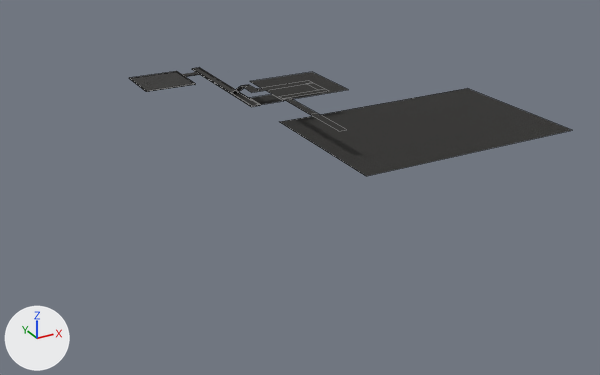
Before and after pictures for a commit that changed the OBJ model project/models/MapFloor.obj.
Camera for both pictures: a 50 mm camera at (-106.0, -304.0, 93.0) aimed at (25.0, -65.0, -26.0). The lights are fixed; the arrows at lower left show +X, +Y and +Z. Mesh edges are drawn as thin lines on the coarser meshes. Where no turn or scale is listed for an object, it has been applied to the vertices.

The older version as bpy lines, for what is in view:
```python
me_entrance_floor_010_cube_007 = bpy.data.meshes.new('Entrance_Floor.010_Cube.007')
me_entrance_floor_010_cube_007.from_pydata(...)  # 8 vertices, 6 faces; spans x 23.5..27.0, y -30.0..30.0, z -6.0..-5.5
# faces by material slot: [5, 1]
me_entrance_floor_010_cube_007.materials.append(mat_material_029)  # picture img_floor_cobble_jpg
me_entrance_floor_010_cube_007.materials.append(mat_material_014_floor_cobble_jpg_009)  # picture img_floor_cobble_jpg
me_entrance_floor_cube = bpy.data.meshes.new('Entrance_Floor_Cube')
me_entrance_floor_cube.from_pydata(...)  # a box spanning x -11.0..9.0, y -10.0..10.0, z -0.3..0.3
me_entrance_floor_cube.materials.append(mat_material_030)  # picture img_floor_cobble_jpg
me_plane_008_plane_010 = bpy.data.meshes.new('Plane.008_Plane.010')
me_plane_008_plane_010.from_pydata(...)  # 4 vertices, 1 face; spans x 37.0..67.0, y -30.0..0.0, z -5.5
me_plane_008_plane_010.materials.append(mat_none_floor_cobble_jpg_006)  # picture img_floor_cobble_jpg
ob_entrance_floor_010_cube_007 = bpy.data.objects.new('Entrance_Floor.010_Cube.007', me_entrance_floor_010_cube_007)
ob_entrance_floor_010_cube_007.location = (0.0, 0.0, 0.0)
ob_entrance_floor_cube = bpy.data.objects.new('Entrance_Floor_Cube', me_entrance_floor_cube)
ob_entrance_floor_cube.location = (0.0, 0.0, 0.0)
ob_plane_008_plane_010 = bpy.data.objects.new('Plane.008_Plane.010', me_plane_008_plane_010)
ob_plane_008_plane_010.location = (0.0, 0.0, 0.0)
# also in view: 'Plane.051_Plane.053' at (75.0, -70.0, -10.0)
```
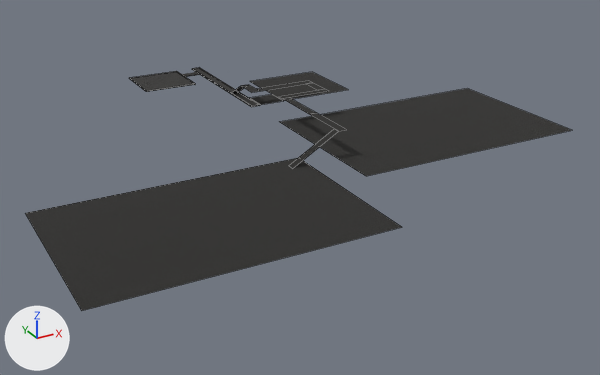
Location of each change, (x1, y1, x2, y2) in pixels of the pictures (600 x 375 px):
'Plane.051_Plane.001', added (black): after (25, 158, 401, 311)
'Plane.030_Plane.001', added: after (289, 129, 339, 168)

The change, as a list of edits to the scene's bpy script:
```text
Add mat_none___1:
    mat_none___1 = principled_material('None_  1')
    mat_none___1.texture = img_floor_cobble_jpg
    mat_none___1.roughness = 1.0
Add me_plane_051_plane_001:
    me_plane_051_plane_001.from_pydata(...)  # 4 vertices, 1 face; spans x -71.1..18.9, y -135.5..-75.5, z -10.0
    me_plane_051_plane_001.materials.append(mat_none___1)  # picture img_floor_cobble_jpg
Add me_plane_030_plane_001:
    me_plane_030_plane_001.from_pydata(...)  # 4 vertices, 1 face; spans x 12.7..30.0, y -83.0..-80.0, z -10.1..-0.1
    me_plane_030_plane_001.materials.append(mat_none)  # picture img_floor_cobble_jpg
Add ob_plane_051_plane_001:
    ob_plane_051_plane_001 = bpy.data.objects.new('Plane.051_Plane.001', me_plane_051_plane_001)
    ob_plane_051_plane_001.location = (0.0, 0.0, 0.0)
Add ob_plane_030_plane_001:
    ob_plane_030_plane_001 = bpy.data.objects.new('Plane.030_Plane.001', me_plane_030_plane_001)
    ob_plane_030_plane_001.location = (0.0, 0.0, 0.0)
```
